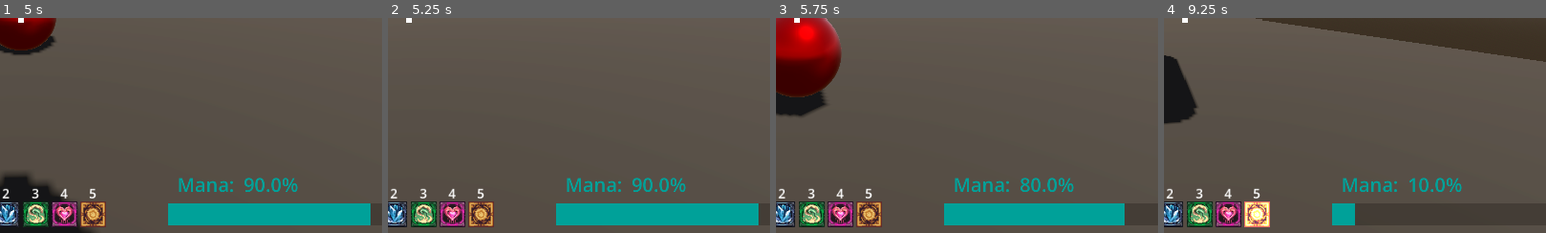
Above: before the commit, frames 1-4 (left to right).
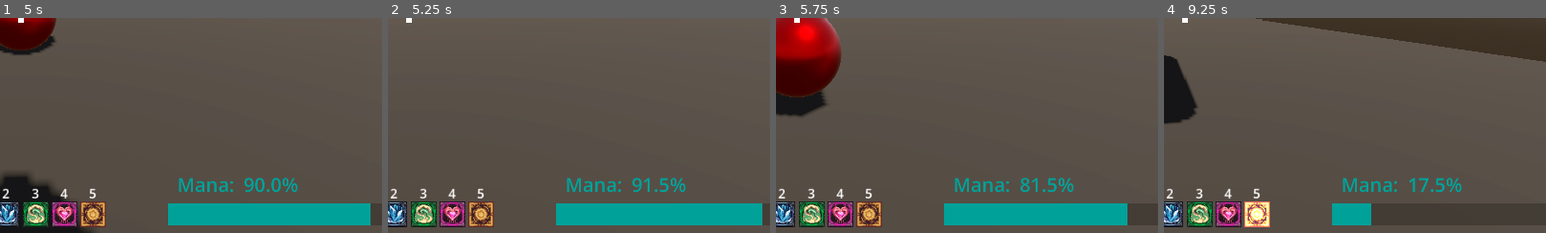
Above: after the commit, the same moments.

Repository: Isaaa43/Saudavel-e-Balanceado
Game: Godot game, scene res://cenas/main_game.tscn
Two runs of this game, one before a commit and one after it. Both use one fixed random seed, a clock stepped at 60 frames per second and the inputs below.
Inputs (mouse positions are % of the whole screen's width and height, from its top left):
- Up to frame 1 (5 s): click (50, 66) at 0.52 s; type "Alex" at 0.6 s; click "Jogar" at 1.25 s; click "Host" at 2 s; click "Começar Partida" at 2.75 s; tap Enter at 3.5 s; move the mouse to (72, 45) at 3.52 s; hold D (direita) 3.53-4.28 s; click (72, 45) at 3.6 s; tap Space (pular) at 3.77, 4.52 s; move the mouse to (45, 50) at 4.27 s; hold W (frente) from 4.28 s (still down); click (45, 50) at 4.35 s
- Up to frame 2 (5.25 s): keep holding W (frente); move the mouse to (52, 48) at 5.02 s; tap 1 at 5.1 s
- Up to frame 3 (5.75 s): keep holding W (frente); click (52, 48) at 5.3 s
- Up to frame 4 (9.25 s): move the mouse to (49, 52) at 5.77 s; tap 2 at 5.85 s; tap Space (pular) at 6.02, 6.77, 7.52, 9.02 s; click (49, 52) at 6.05 s; move the mouse to (57, 51) at 6.52 s; tap 3 at 6.6 s; click (57, 51) at 6.8 s; move the mouse to (42, 49) at 7.27 s; tap 4 at 7.35 s; click (42, 49) at 7.55 s; move the mouse to (51, 50) at 8.02 s; tap 5 at 8.1 s; click (51, 50) at 8.3 s; move the mouse to (46, 48) at 8.77 s; release W (frente) at 8.78 s; hold D (direita) from 8.78 s (still down); click (46, 48) at 8.85 s
The pictures show only the part of the screen within x 47-97%, y 50-100%; the shares and areas given below are measured in that part.

Frame 1 is identical in both runs. In frame 2, 0.3% of the frame differs, in the area x 66-98%, y 74-97%; in frame 3, 0.2%; in frame 4, 0.6%, in the area x 50-74%, y 74-97%.

Commit message:
feat: funcionamento dos modificadores duradouros
Atualizado sistema_efeitos_feiticos para gerenciar modifcadores duradouros
Aplicando os modificadores de duração

Diff:
--- a/luta-magos/scripts/game/characters/sistemas/sistema_efeitos_feiticos.gd
+++ b/luta-magos/scripts/game/characters/sistemas/sistema_efeitos_feiticos.gd
@@ -6,34 +6,75 @@
 var efeitos_mantidos: Array[DadosEfeito]
 
 func receber_feitico_efeito(feitico_efeito: FeiticoEfeito) -> void:
-	match (feitico_efeito.tipo):
+	_criar_dados_efeito(feitico_efeito)
+
+func _criar_dados_efeito(efeito: FeiticoEfeito) -> void:
+	# TODO: Trocar para aplicar modificador
+	if (efeito.modificador is FeiticoModificadorEfeitoDuradouro):
+		var modificador : FeiticoModificadorEfeitoDuradouro = efeito.modificador
+		efeito.tipo = modificador.novo_tipo_efeito
+
+	match (efeito.tipo):
 		FeiticoEfeito.Tipo.INSTANTANEO:
-			feitico_efeito.aplicar(jogador)
+			efeito.aplicar(jogador)
 		FeiticoEfeito.Tipo.DURACAO:
-			var dados_efeito := DadosEfeito.new(feitico_efeito)
-			dados_efeito.set_duracao(5.0)
-			dados_efeito.acabou.connect(remover_efeito_mantido.bind(dados_efeito))
-			efeitos_mantidos.append(dados_efeito)
+			_criar_dados_efeito_duradouros(efeito, false)
 		FeiticoEfeito.Tipo.PERSISTENTE:
-			var dados_efeito := DadosEfeito.new(feitico_efeito)
-			dados_efeito.set_cooldown_infinito(1.0)
-			efeitos_mantidos.append(dados_efeito)
+			_criar_dados_efeito_duradouros(efeito, true)
 
-func remover_efeito_mantido(dados_efeito: DadosEfeito) -> void:
+func _criar_dados_efeito_duradouros(efeito: FeiticoEfeito, persistente: bool) -> void:
+	# se nao tiver modificador do tipo duradouro, pare
+	if not efeito.has_modificador(): return
+	if not (efeito.modificador is FeiticoModificadorEfeitoDuradouro): return
+	# cria o DadosEfeitoMantido do modificador duradouro
+	var modificador : FeiticoModificadorEfeitoDuradouro = efeito.modificador
+	var dados_mantido : DadosEfeitoMantido = DadosEfeitoMantido.new(efeito)
+	# FeiticoEfeito.Tipo.PERSISTENTE
+	if persistente:
+		dados_mantido.set_persistente_cooldown(modificador.cooldown)
+	# FeiticoEfeito.Tipo.DURACAO
+	else:
+		dados_mantido.set_usos(modificador.cooldown, modificador.usos)
+	# conecta o sinal de acabou o efeito
+	dados_mantido.acabou.connect(remover_efeito_mantido.bind(dados_mantido))
+	# adiciona na lista de efeitos mantidos
+	efeitos_mantidos.append(dados_mantido)
+
+
+# -----------------------------------------------------------------------------
+func remover_efeito_mantido(dados_efeito: DadosEfeitoMantido) -> void:
 	call_deferred("_remover_efeito_mantido", dados_efeito)
 
-func _remover_efeito_mantido(dados_efeito: DadosEfeito) -> void:
+func _remover_efeito_mantido(dados_efeito: DadosEfeitoMantido) -> void:
 	efeitos_mantidos.erase(dados_efeito)
 
+# -----------------------------------------------------------------------------
 func _physics_process(delta: float) -> void:
-	for dados_efeito : DadosEfeito in efeitos_mantidos:
+	for dados_efeito : DadosEfeitoMantido in efeitos_mantidos:
 		dados_efeito.passar_cooldown(delta)
 		dados_efeito.tentar_executar_efeito(jogador)
 
+
+# =============================================================================
+# Classe: Dados do Efeito
+# =============================================================================
 class DadosEfeito:
+	extends RefCounted
+
+	var efeito : FeiticoEfeito
+
+	func _init(_efeito: FeiticoEfeito) -> void:
+		efeito = _efeito
+
+
+# =============================================================================
+# Classe: Dados do Efeito - Mantidos
+# =============================================================================
+class DadosEfeitoMantido:
+	extends DadosEfeito
+
 	signal acabou
 
-	var efeito : FeiticoEfeito
 	# quantidade de usos restantes
 	var usos: int = 1
 	var infinito: bool = false :
@@ -46,22 +87,14 @@
 
 	var curr_cooldown_seg: float = 0.0
 
-	func _init(_efeito: FeiticoEfeito) -> void:
-		efeito = _efeito
-
-	func set_usos(_infinito: bool = false, _usos: int = 1) -> void:
-		infinito = _infinito
-		usos = _usos
-
-	func set_cooldown_infinito(_cooldown_seg: float = 1.0) -> void:
+	func set_persistente_cooldown(_cooldown_seg: float = 1.0) -> void:
 		infinito = true
 		cooldown_seg = _cooldown_seg
 
-	func set_duracao(duracao_seg: float, _cooldown_seg: float = 1.0) -> void:
+	func set_cooldown(_cooldown_seg: float = 1.0, _usos: int = 1) -> void:
 		infinito = false
 		cooldown_seg = _cooldown_seg
-		# calcula usos
-		usos = int(duracao_seg / _cooldown_seg)
+		usos = _usos
 
 	func tentar_executar_efeito(jogador: Jogador) -> void:
 		# se terminou o cooldown, aplique o efeito
